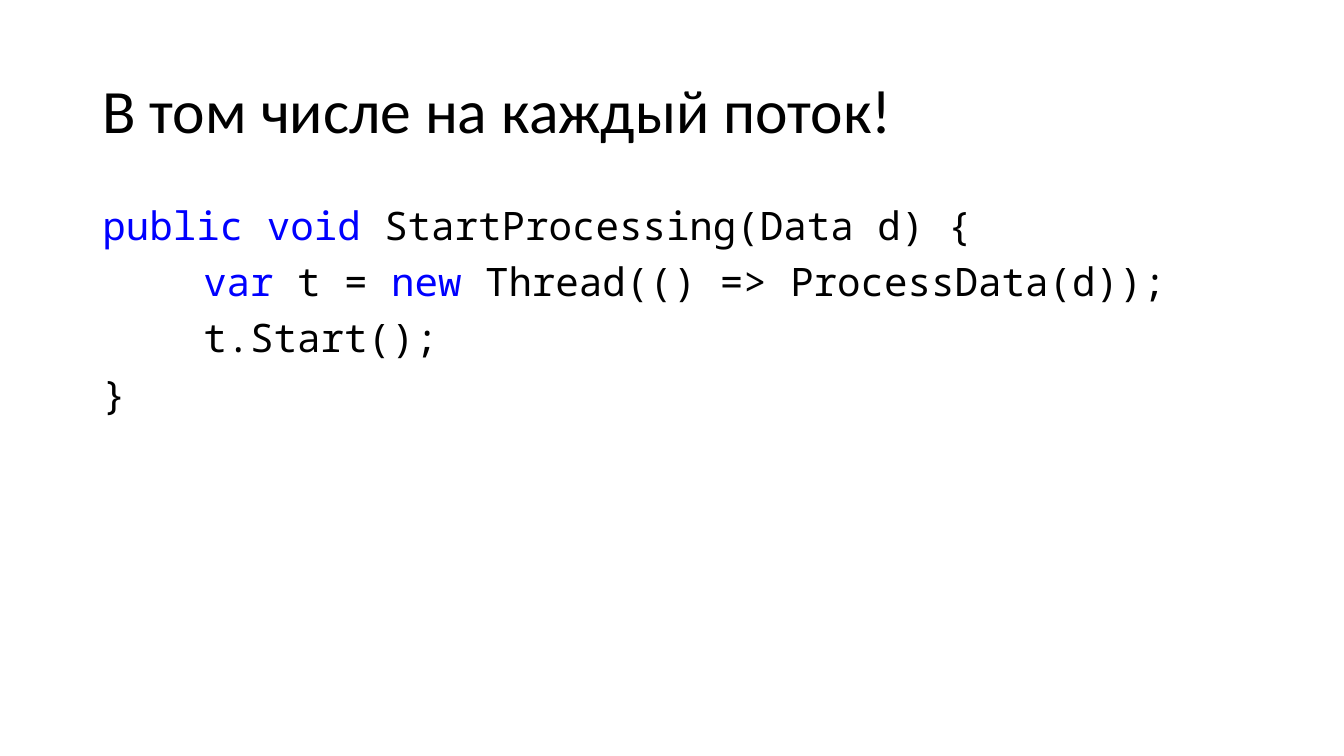
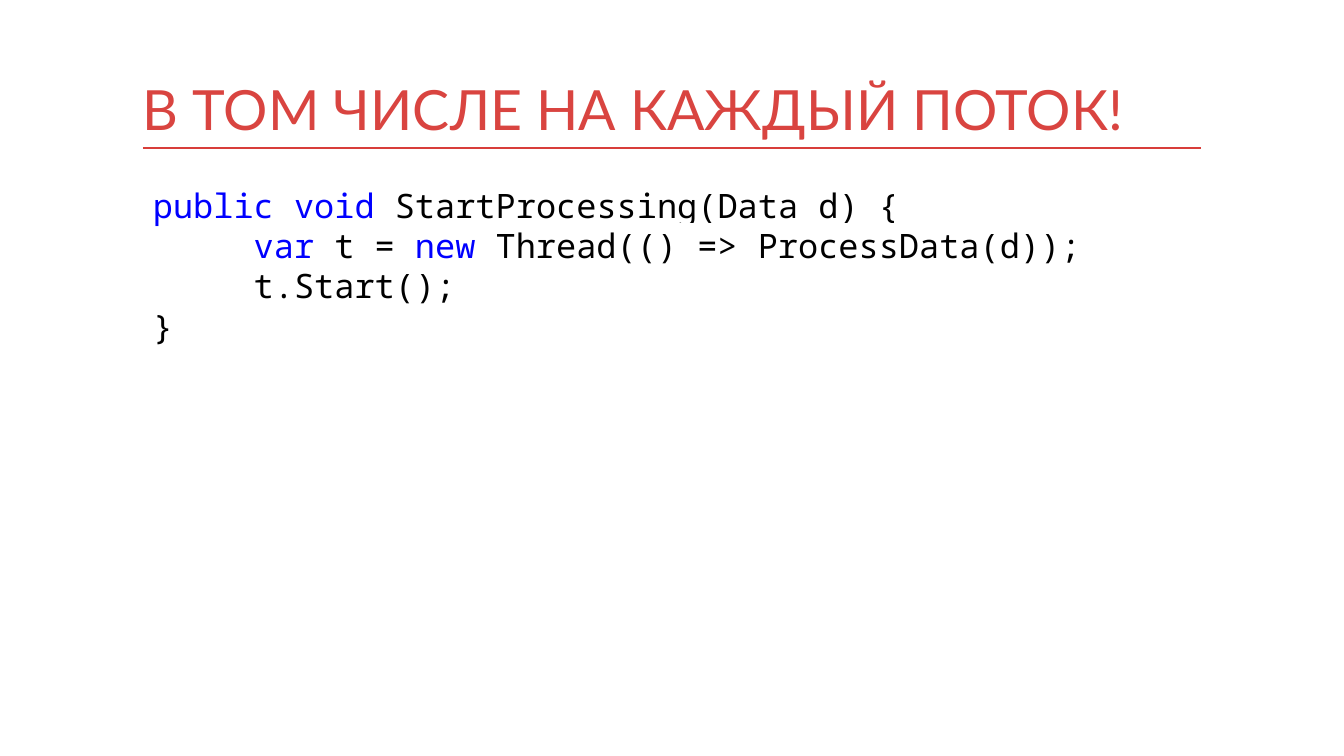
Before and after one commit to kontur-courses/exceptions, a slide deck: slide 15 of exceptions.pptx (slide 3 before the commit). Drawn at 1344x756 pixels with LibreOffice and Linux fonts; fonts in the diff are those of the drawing. Boxes give left, top, right and bottom in pixels: in the first picture for what was removed or moved away, otherwise in the second. Text is boxed around its words. In the diff, an @@ line names an element or a change of style, - is before the commit and + after.

```diff
--- a/exceptions.pptx
+++ b/exceptions.pptx
@@ title at bbox=[143, 81, 1124, 140]: text changed; size 44 to 39.6 pt; font Calibri to Lato; text colour #000000 to #D94440 @@
-В том числе на каждый поток!
+В ТОМ ЧИСЛЕ НА КАЖДЫЙ ПОТОК!
@@ title "В ТОМ ЧИСЛЕ НА КАЖДЫЙ ..." at bbox=[143, 81, 1124, 140]: vertical alignment middle to bottom @@
@@ line added from (143, 148) to (1202, 148), #D83F3B 1 pt @@
@@ text "public void StartProcessing(Data d) {": place and size @@
-text "public void StartProcessing(Data d) {" at bbox=[102, 210, 1166, 359]
+text "public void StartProcessing(Data d) {" at bbox=[153, 192, 1081, 304]
@@ text "public void StartProcessing(Data d) {" at bbox=[153, 192, 1081, 304]: size 28 to 24 pt; line spacing 0.9 to 1; less space between paragraphs @@
```
Also in this commit, not shown: 14 other slides changed, 9 slides added, 1 slide removed, 6 other files.
